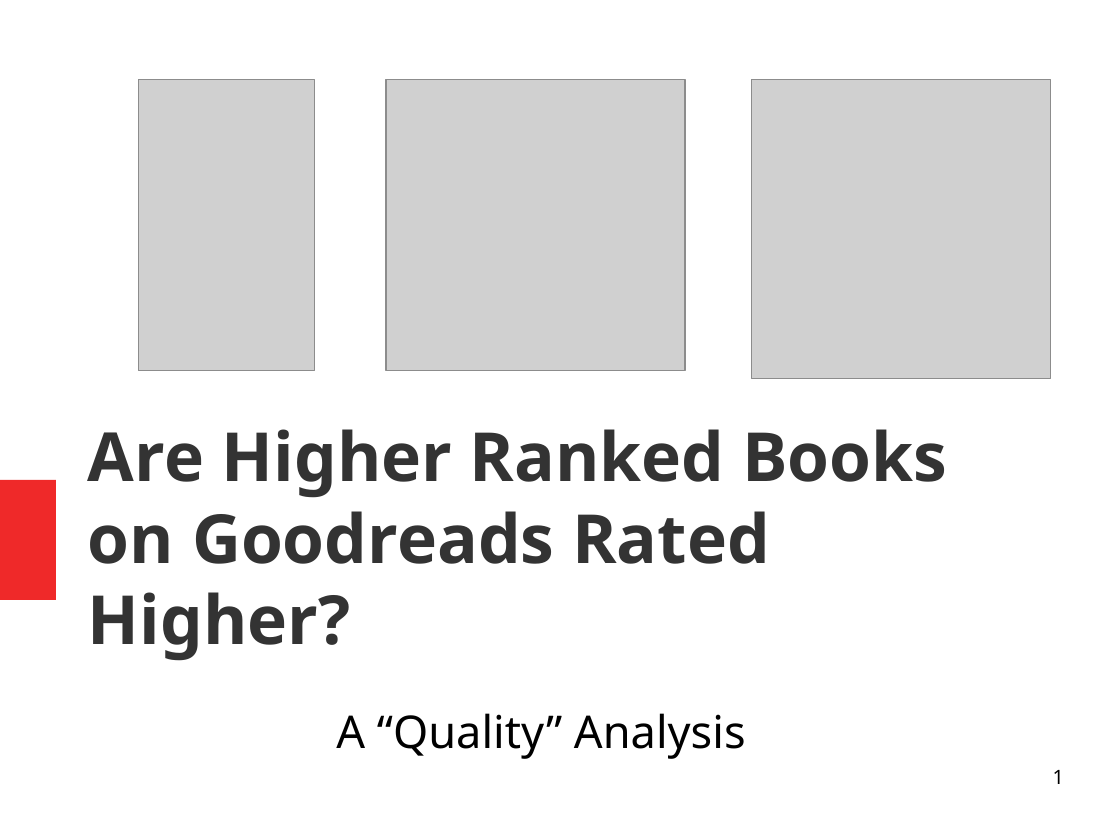
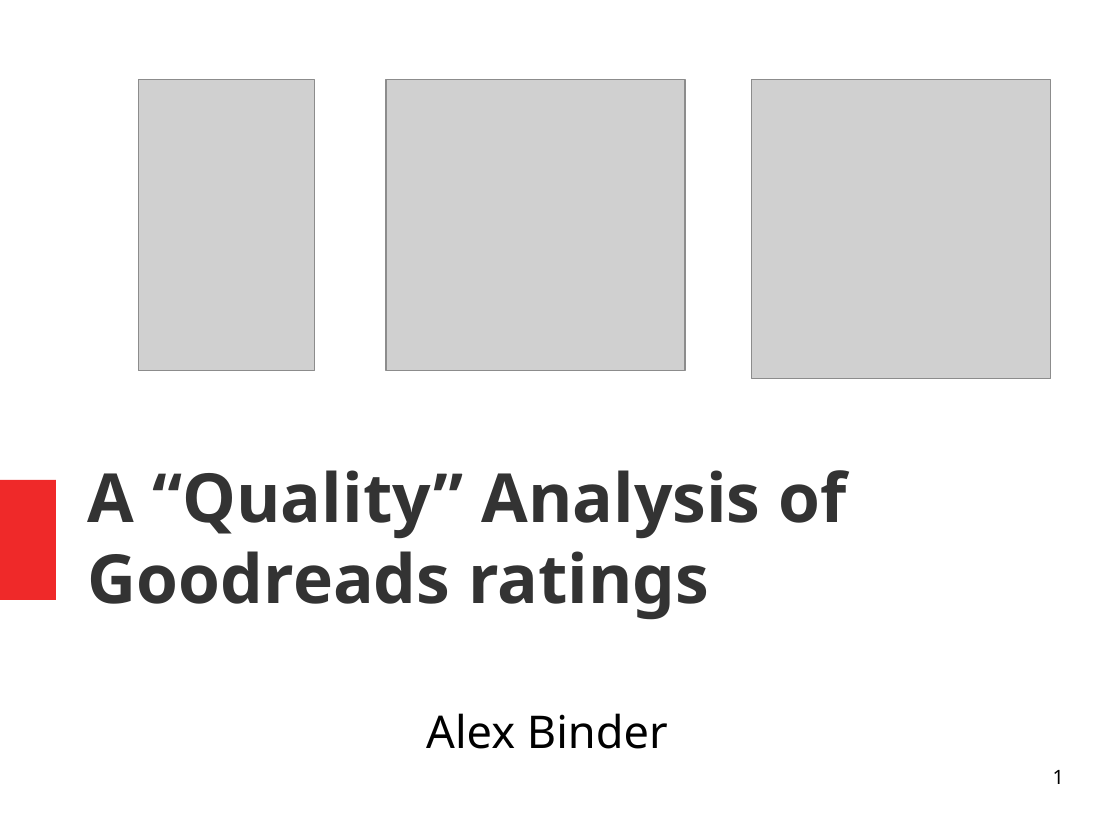
Before and after one commit to Shredder42/must_read_books, a slide deck: slide 1 of presentation.odp. Drawn at 1120x840 pixels with LibreOffice and Linux fonts; fonts in the diff are those of the drawing; grey boxes stand for pictures. Boxes give left, top, right and bottom in pixels: in the first picture for what was removed or moved away, otherwise in the second. Text is boxed around its words. In the diff, an @@ line names an element or a change of style, - is before the commit and + after.

```diff
--- a/presentation.odp
+++ b/presentation.odp
@@ title at <box>88,470,846,620</box>: text changed @@
-Are Higher Ranked Books on Goodreads Rated Higher?
+A “Quality” Analysis of Goodreads ratings
@@ subtitle at <box>426,713,668,749</box>: text changed @@
-A “Quality” Analysis
+Alex Binder
```
Also in this commit, not shown: 4 other slides changed, 1 slide added, 1 slide removed, 2 other files.
